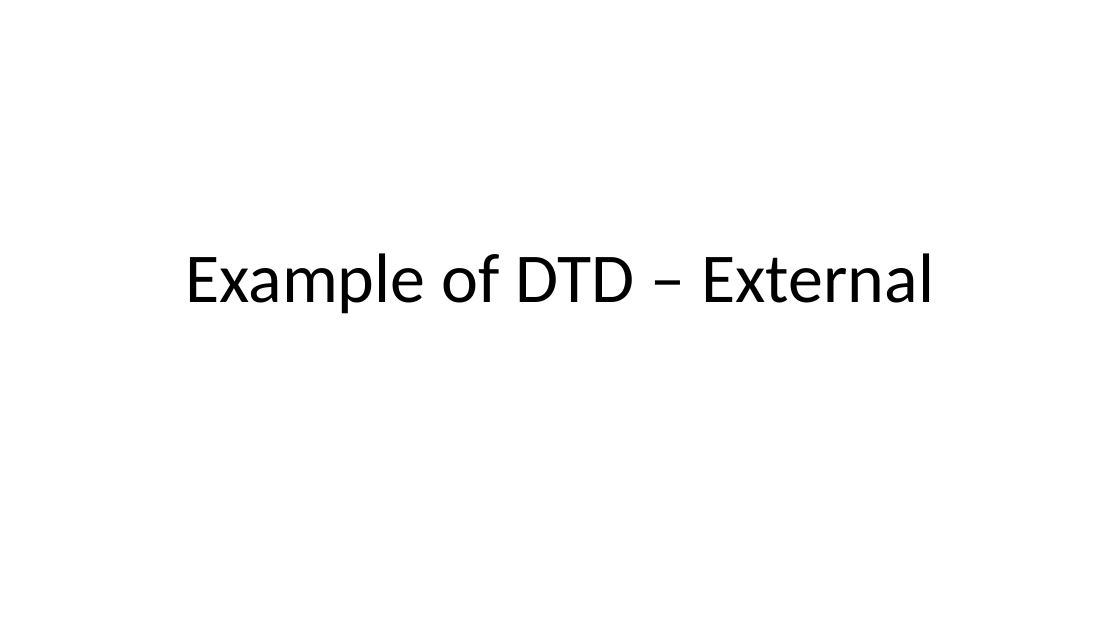
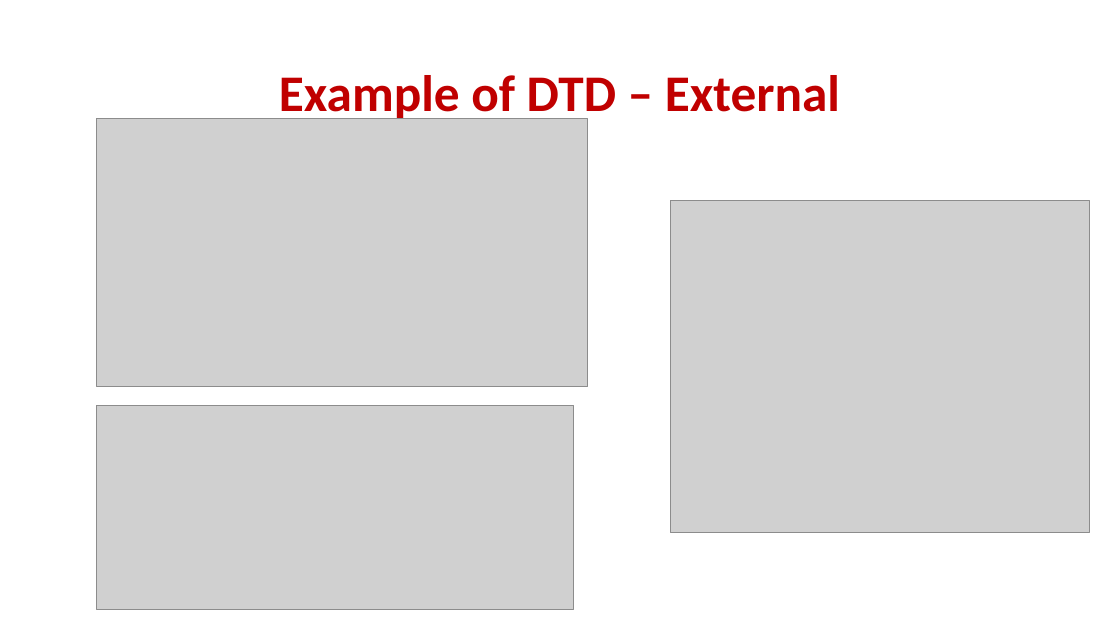
Before and after one commit to donkhan/msc, a slide deck: slide 3 of WebTechnology/XML/Lect_2_XML_Schema.ppt. Drawn at 1120x630 pixels with LibreOffice and Linux fonts; fonts in the diff are those of the drawing; grey boxes stand for pictures. Boxes give left, top, right and bottom in pixels: in the first picture for what was removed or moved away, otherwise in the second. Text is boxed around its words. In the diff, an @@ line names an element or a change of style, - is before the commit and + after.

```diff
--- a/WebTechnology/XML/Lect_2_XML_Schema.ppt
+++ b/WebTechnology/XML/Lect_2_XML_Schema.ppt
@@ title "Example of DTD – External": place and size @@
-title "Example of DTD – External" at (185,253,934,314)
+title "Example of DTD – External" at (279,75,840,123)
@@ title "Example of DTD – External" at (279,75,840,123): size 60 to 44 pt, text colour #000000 to #C00000, bold on; vertical alignment bottom to middle @@
@@ picture added at (97,118,587,387) @@
@@ picture added at (670,200,1089,531) @@
@@ picture added at (97,405,573,609) @@
```
Also in this commit, not shown: 17 other slides changed, 19 slides added, 19 slides removed.
